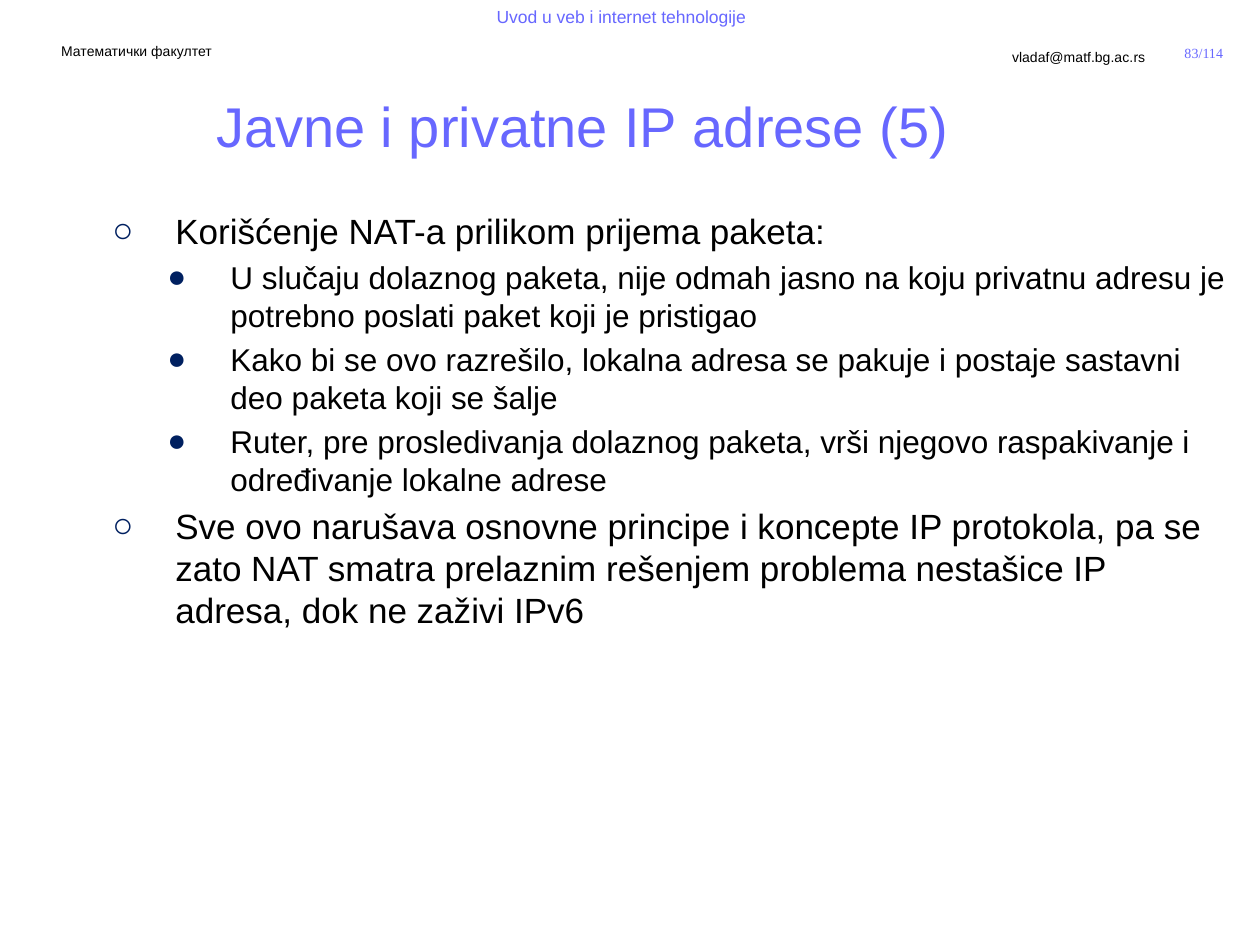
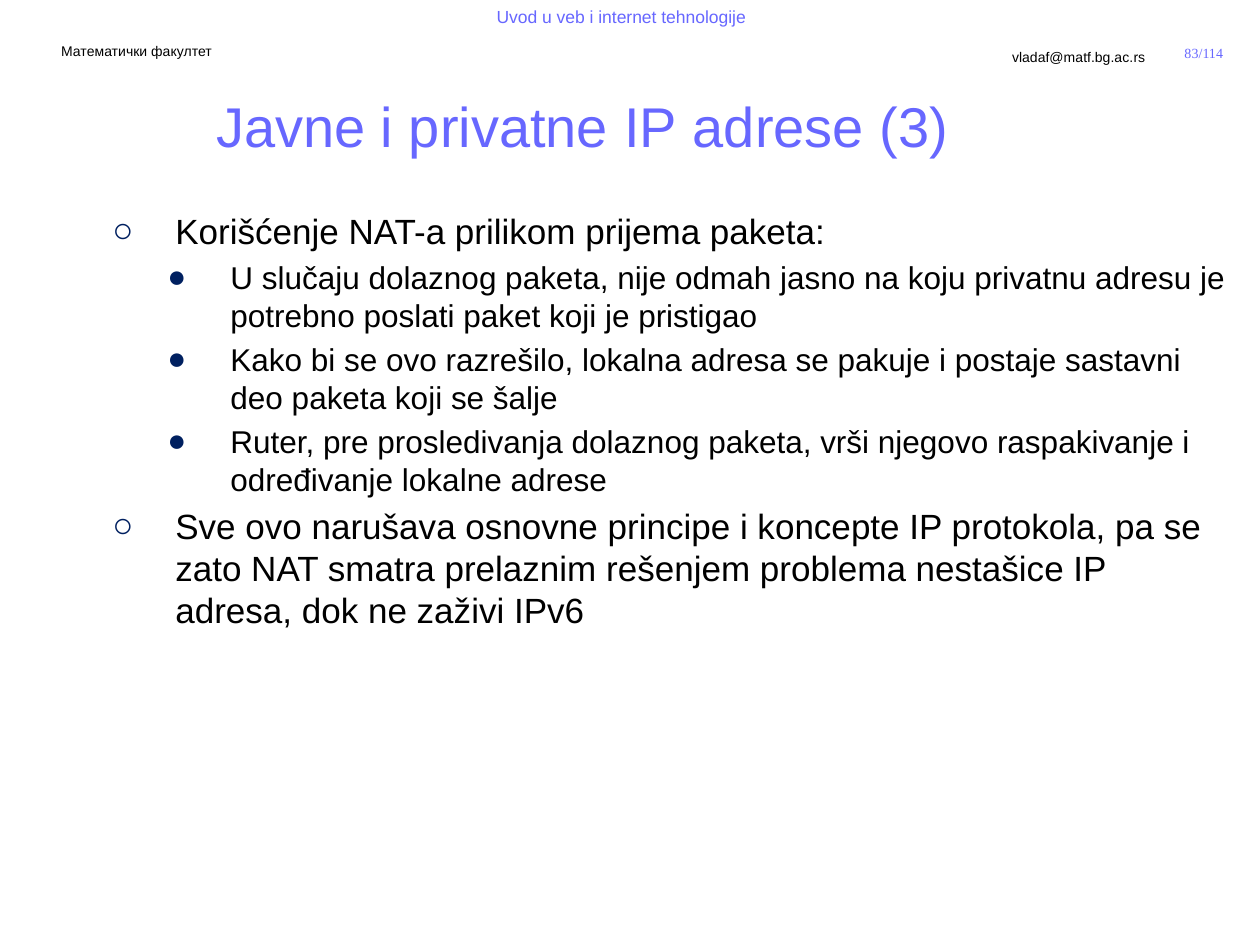
Before and after one commit to MatfUVIT/info, a slide deck: slide 83 of predavanja/prezentacije/UVIT01-02-Uvod u Internet.pptx. Drawn at 1260x945 pixels with LibreOffice and Linux fonts; fonts in the diff are those of the drawing; background and template pictures are left out. Boxes give left, top, right and bottom in pixels: in the first picture for what was removed or moved away, otherwise in the second. Text is boxed around its words. In the diff, an @@ line names an element or a change of style, - is before the commit and + after.

```diff
--- a/predavanja/prezentacije/UVIT01-02-Uvod u Internet.pptx
+++ b/predavanja/prezentacije/UVIT01-02-Uvod u Internet.pptx
@@ title at (216,106,949,157): text changed @@
-Javne i privatne IP adrese (5)
+Javne i privatne IP adrese (3)
```
Also in this commit, not shown: 3 other slides changed, 2 other files.
